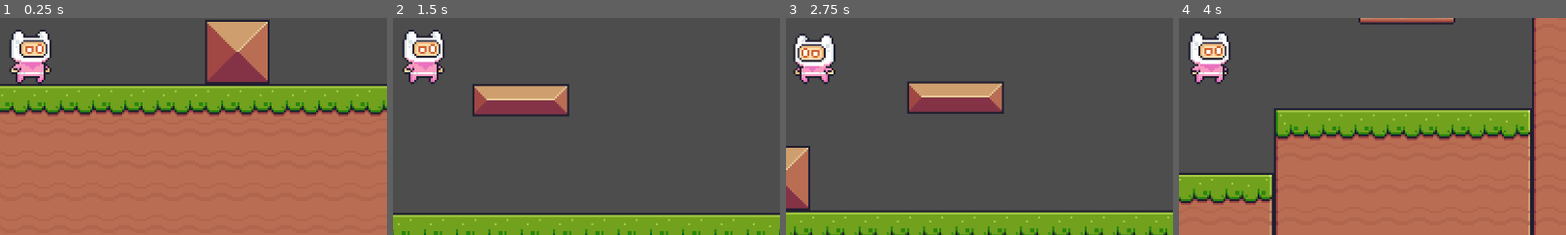
Above: before the commit, frames 1-4 (left to right).
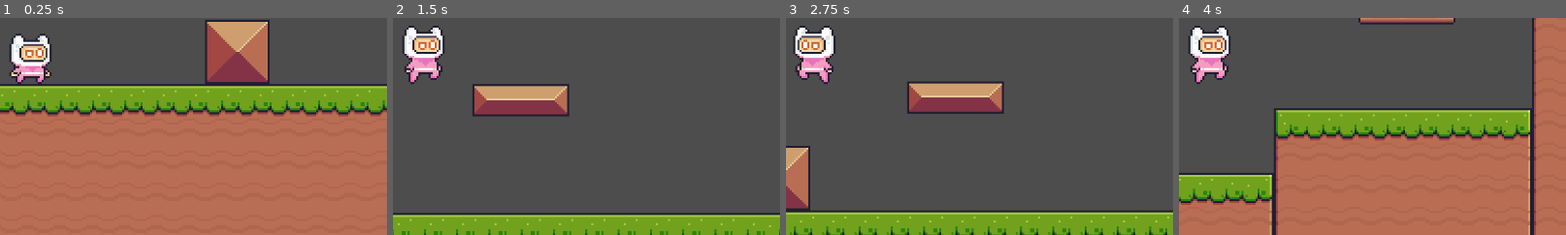
Above: after the commit, the same moments.

Repository: adrian-deguzman/barrion-deguzman-platformer
Game: Godot game, scene res://scenes/game.tscn
Two runs of this game, one before a commit and one after it. Both use one fixed random seed, a clock stepped at 60 frames per second and the inputs below.
Inputs:
- Up to frame 1 (0.25 s): no input
- Up to frame 2 (1.5 s): hold D (move_right) from 0.53 s (still down); tap Space (jump) at 0.6, 0.77, 1.07, 1.35 s
- Up to frame 3 (2.75 s): tap Space (jump) at 1.52, 1.82, 2.1 s; release D (move_right) at 2.03 s; hold A (move_left) from 2.03 s (still down)
- Up to frame 4 (4 s): release A (move_left) at 2.78 s; hold D (move_right) from 2.78 s (still down); tap Space (jump) at 2.85, 3.02, 3.32, 3.6, 3.77 s
The pictures show only the part of the screen within x 46-96%, y 39-89%; the shares and areas given below are measured in that part.

The runs differ from the first frame. In frame 1, 1.3% of the frame differs, in the area x 2-14%, y 5-28%; in frame 2, 1.6%; in frame 3, 2.0%, in the area x 2-13%, y 3-31%; in frame 4, 1.8%.

Commit message:
added: run and jump animations

Diff:
--- a/scenes/player.tscn
+++ b/scenes/player.tscn
@@ -2,6 +2,8 @@
 
 [ext_resource type="Texture2D" uid="uid://bpdqu1knd4w6q" path="res://assets/Pink Man/Idle (32x32).png" id="1_3vyb7"]
 [ext_resource type="Script" uid="uid://c1c03mi6p2n1y" path="res://scripts/player.gd" id="1_g2els"]
+[ext_resource type="Texture2D" uid="uid://3m5mdmt2a4xp" path="res://assets/Pink Man/Jump (32x32).png" id="3_dqkch"]
+[ext_resource type="Texture2D" uid="uid://cesuysxw3pwl0" path="res://assets/Pink Man/Run (32x32).png" id="4_qlg0r"]
 
 [sub_resource type="AtlasTexture" id="AtlasTexture_g2els"]
 atlas = ExtResource("1_3vyb7")
@@ -46,6 +48,58 @@
 [sub_resource type="AtlasTexture" id="AtlasTexture_3v2ag"]
 atlas = ExtResource("1_3vyb7")
 region = Rect2(320, 0, 32, 32)
+
+[sub_resource type="AtlasTexture" id="AtlasTexture_jej6c"]
+atlas = ExtResource("3_dqkch")
+region = Rect2(0, 0, 32, 32)
+
+[sub_resource type="AtlasTexture" id="AtlasTexture_f1ej7"]
+atlas = ExtResource("4_qlg0r")
+region = Rect2(0, 0, 32, 32)
+
+[sub_resource type="AtlasTexture" id="AtlasTexture_oprun"]
+atlas = ExtResource("4_qlg0r")
+region = Rect2(32, 0, 32, 32)
+
+[sub_resource type="AtlasTexture" id="AtlasTexture_a8ls1"]
+atlas = ExtResource("4_qlg0r")
+region = Rect2(64, 0, 32, 32)
+
+[sub_resource type="AtlasTexture" id="AtlasTexture_qfm1y"]
+atlas = ExtResource("4_qlg0r")
+region = Rect2(96, 0, 32, 32)
+
+[sub_resource type="AtlasTexture" id="AtlasTexture_fulsm"]
+atlas = ExtResource("4_qlg0r")
+region = Rect2(128, 0, 32, 32)
+
+[sub_resource type="AtlasTexture" id="AtlasTexture_4r5pv"]
+atlas = ExtResource("4_qlg0r")
+region = Rect2(160, 0, 32, 32)
+
+[sub_resource type="AtlasTexture" id="AtlasTexture_60mlk"]
+atlas = ExtResource("4_qlg0r")
+region = Rect2(192, 0, 32, 32)
+
+[sub_resource type="AtlasTexture" id="AtlasTexture_i4ail"]
+atlas = ExtResource("4_qlg0r")
+region = Rect2(224, 0, 32, 32)
+
+[sub_resource type="AtlasTexture" id="AtlasTexture_a38lo"]
+atlas = ExtResource("4_qlg0r")
+region = Rect2(256, 0, 32, 32)
+
+[sub_resource type="AtlasTexture" id="AtlasTexture_4ni07"]
+atlas = ExtResource("4_qlg0r")
+region = Rect2(288, 0, 32, 32)
+
+[sub_resource type="AtlasTexture" id="AtlasTexture_l71n6"]
+atlas = ExtResource("4_qlg0r")
+region = Rect2(320, 0, 32, 32)
+
+[sub_resource type="AtlasTexture" id="AtlasTexture_ke2ow"]
+atlas = ExtResource("4_qlg0r")
+region = Rect2(352, 0, 32, 32)
 
 [sub_resource type="SpriteFrames" id="SpriteFrames_jej6c"]
 animations = [{
@@ -84,7 +138,56 @@
 "texture": SubResource("AtlasTexture_3v2ag")
 }],
 "loop": true,
-"name": &"default",
+"name": &"idle",
+"speed": 20.0
+}, {
+"frames": [{
+"duration": 1.0,
+"texture": SubResource("AtlasTexture_jej6c")
+}],
+"loop": true,
+"name": &"jump",
+"speed": 5.0
+}, {
+"frames": [{
+"duration": 1.0,
+"texture": SubResource("AtlasTexture_f1ej7")
+}, {
+"duration": 1.0,
+"texture": SubResource("AtlasTexture_oprun")
+}, {
+"duration": 1.0,
+"texture": SubResource("AtlasTexture_a8ls1")
+}, {
+"duration": 1.0,
+"texture": SubResource("AtlasTexture_qfm1y")
+}, {
+"duration": 1.0,
+"texture": SubResource("AtlasTexture_fulsm")
+}, {
+"duration": 1.0,
+"texture": SubResource("AtlasTexture_4r5pv")
+}, {
+"duration": 1.0,
+"texture": SubResource("AtlasTexture_60mlk")
+}, {
+"duration": 1.0,
+"texture": SubResource("AtlasTexture_i4ail")
+}, {
+"duration": 1.0,
+"texture": SubResource("AtlasTexture_a38lo")
+}, {
+"duration": 1.0,
+"texture": SubResource("AtlasTexture_4ni07")
+}, {
+"duration": 1.0,
+"texture": SubResource("AtlasTexture_l71n6")
+}, {
+"duration": 1.0,
+"texture": SubResource("AtlasTexture_ke2ow")
+}],
+"loop": true,
+"name": &"run",
 "speed": 20.0
 }]
 
@@ -98,8 +201,9 @@
 [node name="AnimatedSprite2D" type="AnimatedSprite2D" parent="." unique_id=206674551]
 position = Vector2(0, -16)
 sprite_frames = SubResource("SpriteFrames_jej6c")
-autoplay = "default"
-frame_progress = 0.93450594
+animation = &"jump"
+autoplay = "idle"
+frame_progress = 0.17053644
 
 [node name="CollisionShape2D" type="CollisionShape2D" parent="." unique_id=864524932]
 position = Vector2(0, -11)
--- a/scripts/player.gd
+++ b/scripts/player.gd
@@ -24,6 +24,15 @@
 	elif direction < 0:
 		animated_sprite_2d.flip_h = true
 
+	if is_on_floor():
+		if direction == 0:
+			animated_sprite_2d.play("idle")
+		else:
+			animated_sprite_2d.play("run")
+	else:
+		animated_sprite_2d.play("jump")
+
+	# Move player
 	if direction:
 		velocity.x = direction * SPEED
 	else:
